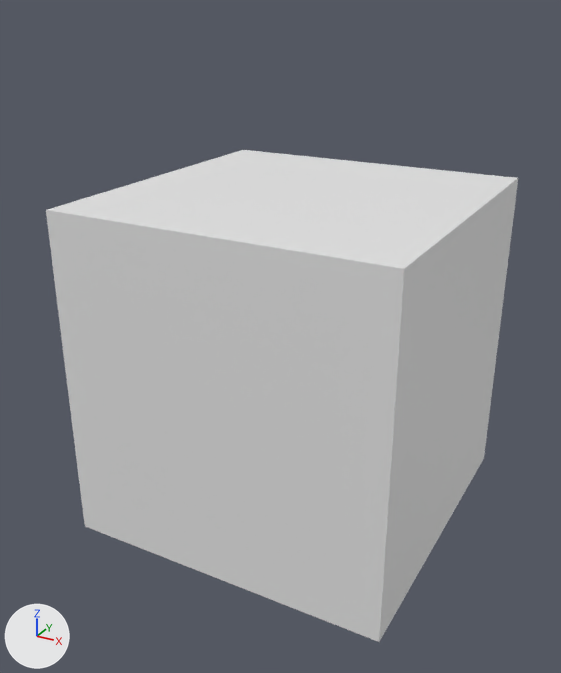
An edit to the Blender file rct2/scenery/WallsAndRoofs/SUPPLEG1_Pole/SUPPLEG1_V001.blend, drawn before and after from the same camera.
Rendered twice from a camera (50 mm lens) standing at (4.06, -7.88, 6.16) and looking at (-0.11, -0.3, 2.37). Every picture has the same lights, and +X, +Y and +Z are marked at lower left. The older version comes first. The same objects are shown in both versions, whatever each file hides.

Before the edit, the objects in view are built like this:
```python
me_cube_001 = bpy.data.meshes.new('Cube.001')
me_cube_001.from_pydata(...)  # a box spanning x -2.0..2.0, y -2.0..2.0, z 0.0..1.63
ob_cube_001 = bpy.data.objects.new('Cube.001', me_cube_001)
ob_cube_001.location = (0.0, 0.0, 0.0)
ob_cube_001.scale = (1.0, 1.0, 0.5)
_m = ob_cube_001.modifiers.new('Array', 'ARRAY')
_m.count = 5
_m.constant_offset_displace = (0.0, 0.0, 0.0)
_m.relative_offset_displace = (0.0, 0.0, 1.0)
```
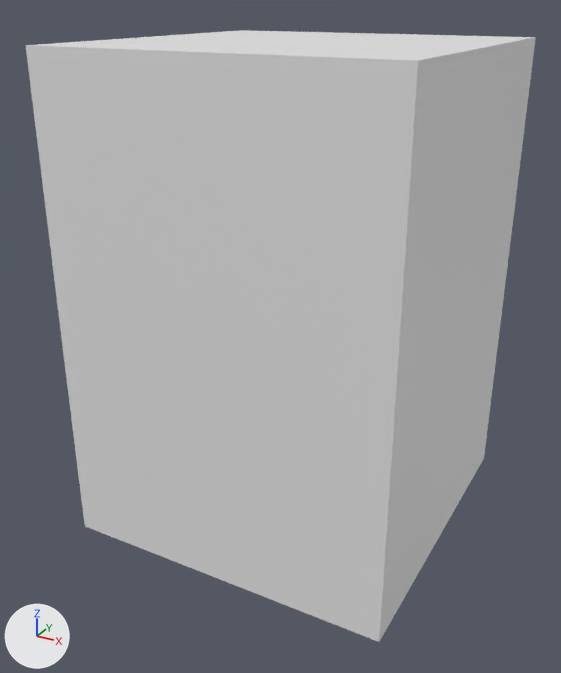
Changed parts and their boxes (x1, y1, x2, y2) in the pictures (561 x 673 px):
'Cube.001', modifiers changed (8% wider, 24% taller)
    before: (46, 150, 518, 642)
    after: (26, 30, 536, 642)

Edits to the bpy script that builds the scene:
```text
Change ob_cube_001:
    where _m = ob_cube_001.modifiers.new('Array', 'ARRAY')
    _m.count: 5 -> 7
```
